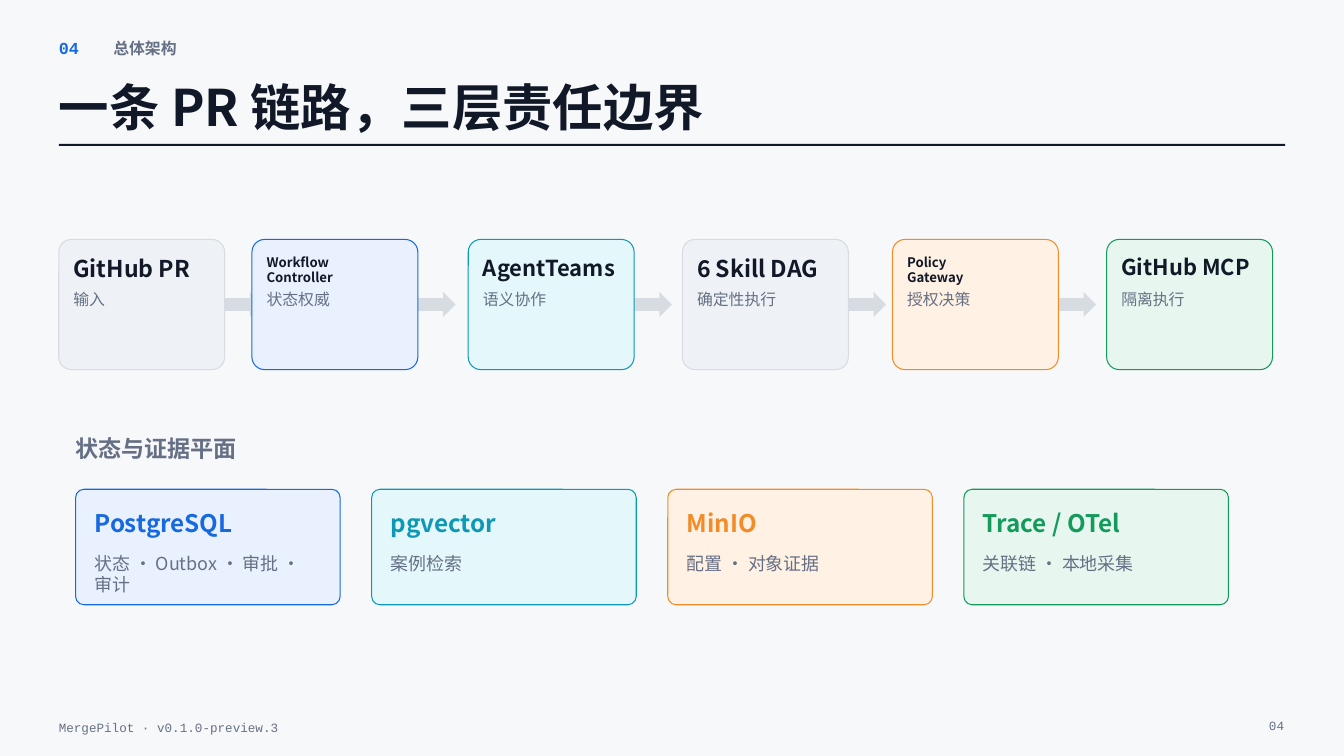
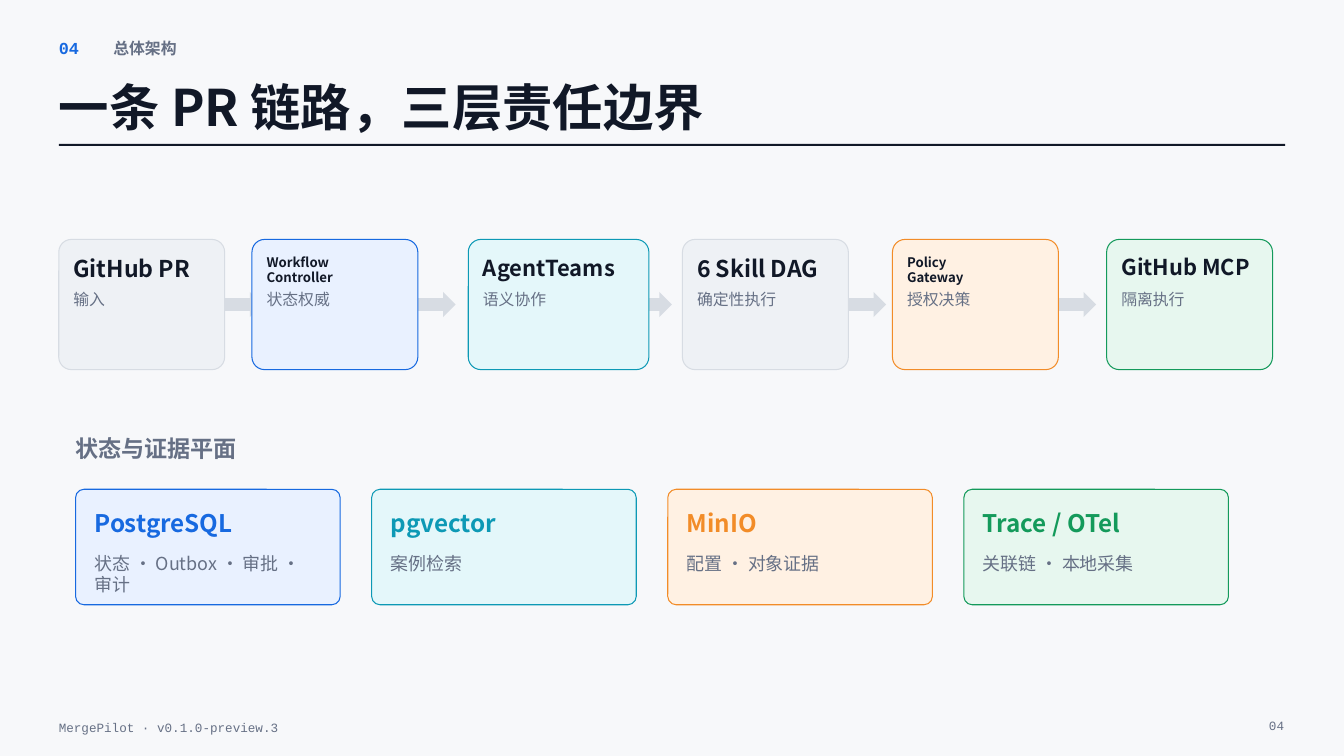
Before and after one commit to nghqqa/MergePilot, a slide deck: slide 4 of docs/复赛材料/01-更新版项目方案/MergePilot-复赛更新版项目方案-v1.pptx. Drawn at 1344x756 pixels with LibreOffice and Linux fonts; fonts in the diff are those of the drawing. Boxes give left, top, right and bottom in pixels: in the first picture for what was removed or moved away, otherwise in the second. Text is boxed around its words. In the diff, an @@ line names an element or a change of style, - is before the commit and + after.

```diff
--- a/docs/复赛材料/01-更新版项目方案/MergePilot-复赛更新版项目方案-v1.pptx
+++ b/docs/复赛材料/01-更新版项目方案/MergePilot-复赛更新版项目方案-v1.pptx
@@ rounded rectangle: place and size @@
-rounded rectangle at <box>469,240,635,370</box>
+rounded rectangle at <box>469,240,649,370</box>
```
Also in this commit, not shown: 3 other slides changed, 28 other files.
